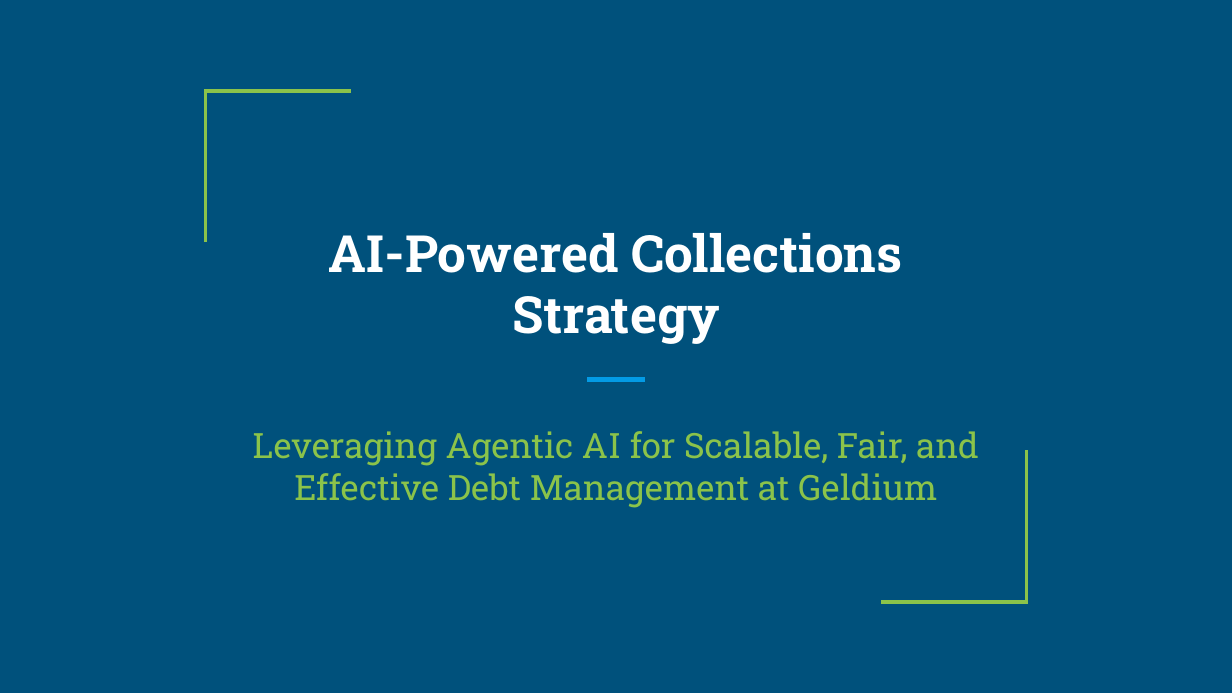
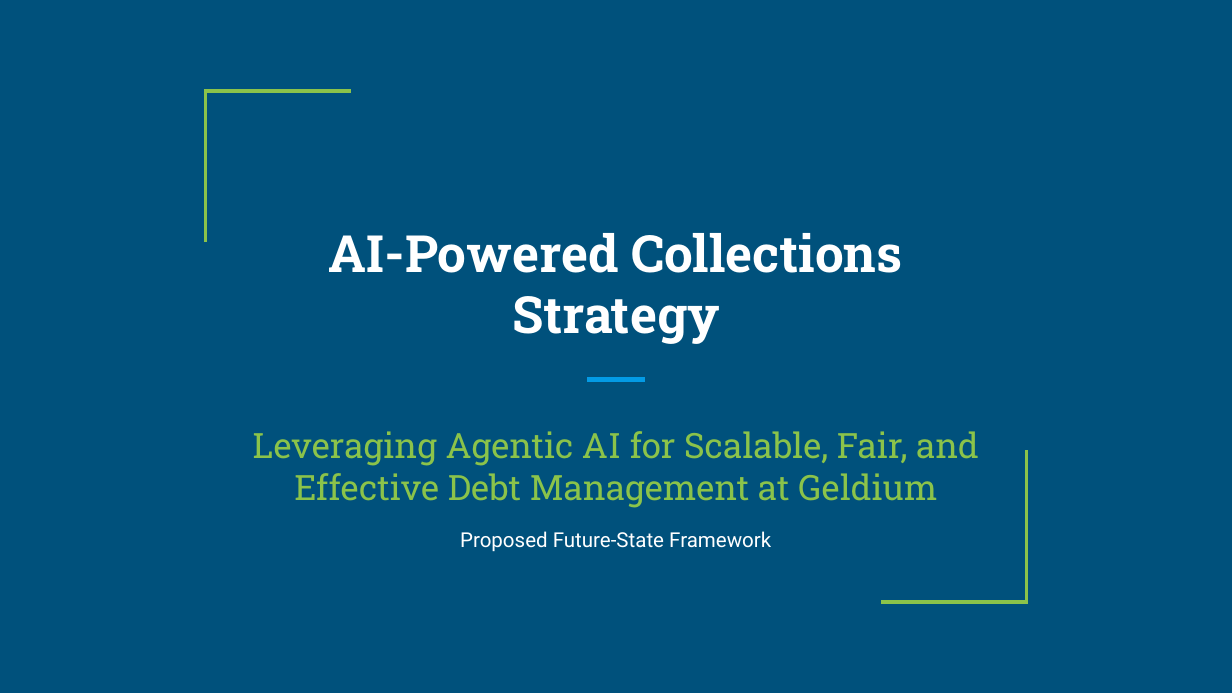
Before and after one commit to Katch-me/GenAI-powered-Data-Analytics-, a slide deck: slide 1 of Geldium_AI_Collections_Strategy.pptx. Drawn at 1232x693 pixels with LibreOffice and Linux fonts; fonts in the diff are those of the drawing. Boxes give left, top, right and bottom in pixels: in the first picture for what was removed or moved away, otherwise in the second. Text is boxed around its words. In the diff, an @@ line names an element or a change of style, - is before the commit and + after.

```diff
--- a/Geldium_AI_Collections_Strategy.pptx
+++ b/Geldium_AI_Collections_Strategy.pptx
@@ text added at bbox=[460, 531, 771, 552], 12 pt, text #FFFFFF @@
+Proposed Future-State Framework
```
Also in this commit, not shown: 5 other slides changed, 4 other files.
